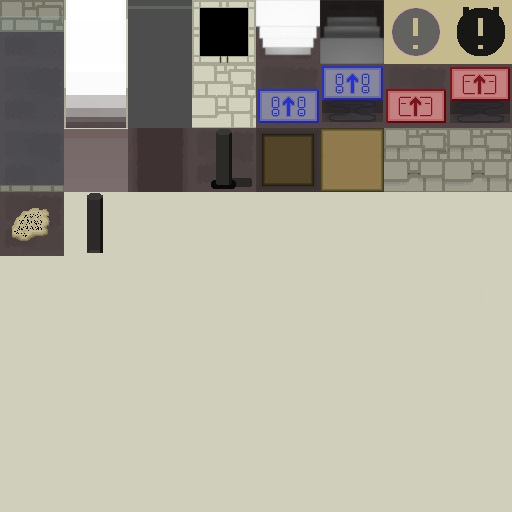
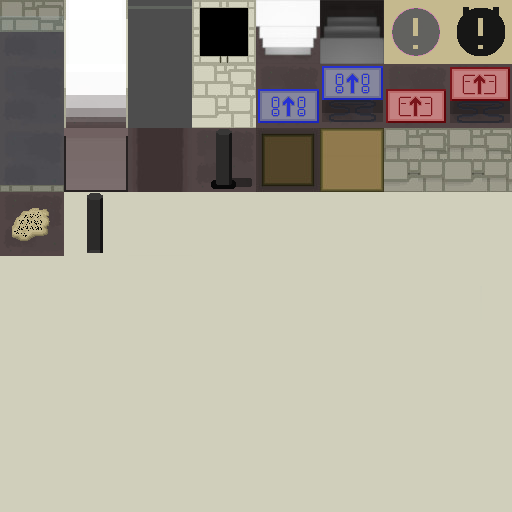
Before/after of a 512×512 layered artwork. What changed in the layer stack:
added layer "borders #1" (70%) above "cave" over left=64, top=136, right=128, bottom=192
painted on "cave" over left=64, top=128, right=128, bottom=129
